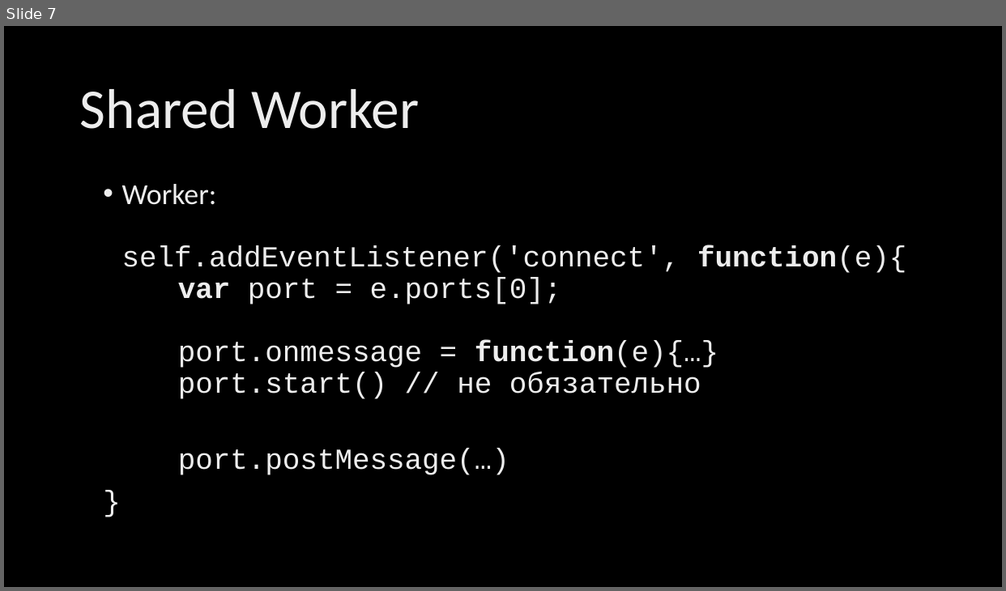
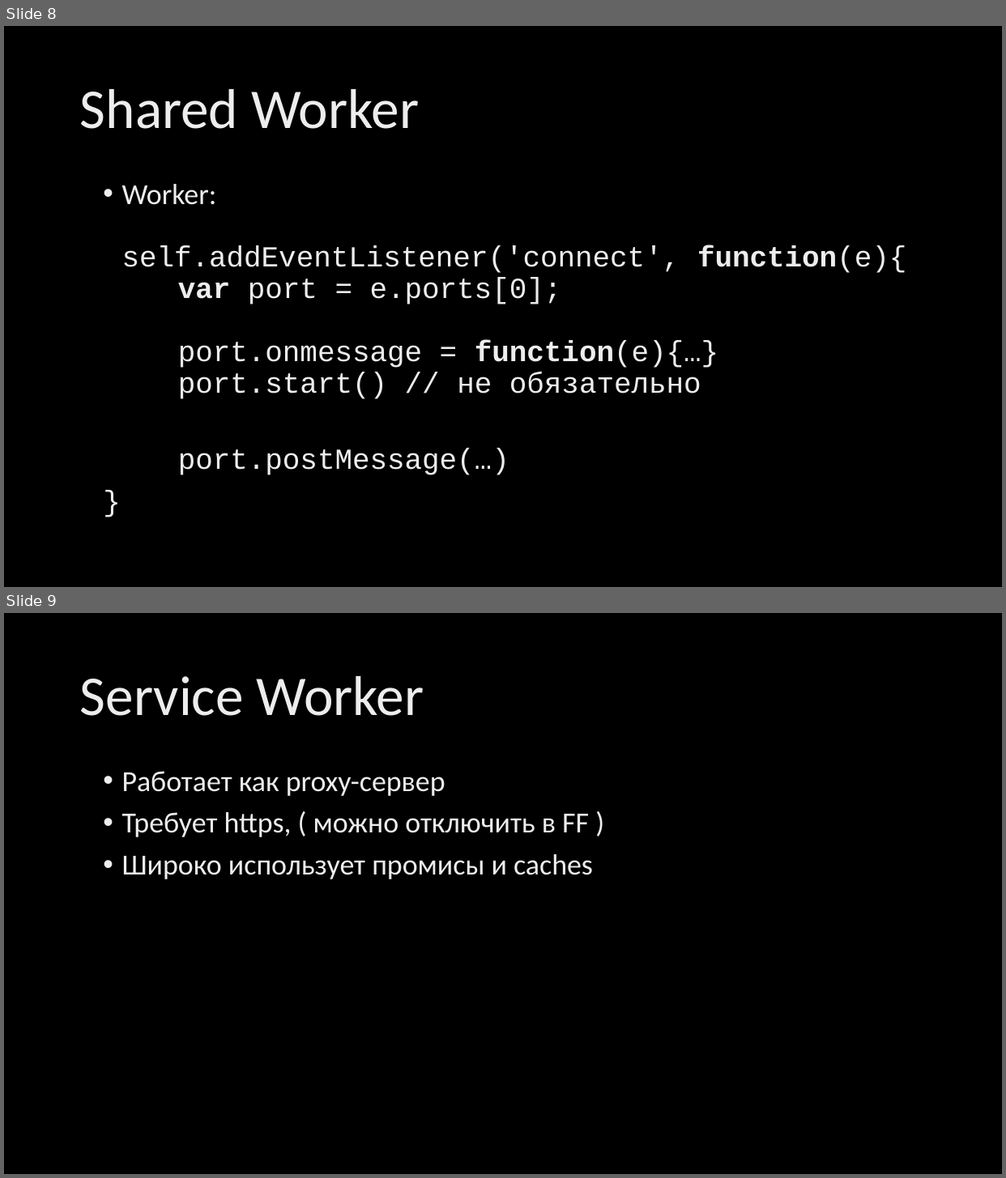
Before and after one commit to Godastan/js-examples, a slide deck: _techtalk/Workers.pptx. Shown one above the other, each under a label of ours: slide 7 before the commit, slides 8 and 9 after it. The pictures are 1006x591 and 1006x1178 pixels, drawn with LibreOffice and Linux fonts; fonts in the diff are those of the drawing; background and template pictures are left out. Boxes give left, top, right and bottom in pixels: in the first picture for what was removed or moved away, otherwise in the second. Text is boxed around its words. In the diff, an @@ line names an element or a change of style, - is before the commit and + after.

```diff
--- a/_techtalk/Workers.pptx
+++ b/_techtalk/Workers.pptx
@@ slide 9 added at box(4, 613, 1002, 1174), background picture (left out) @@
@@ title added at box(80, 676, 424, 716), 54 pt, text gradient #BFBFBF to #EDEDED to #FFFFFF @@
+Service Worker
@@ text added at box(122, 771, 593, 879), 28 pt, text gradient #BFBFBF to #EDEDED to #FFFFFF @@
+• Работает как proxy-сервер
+• Требует https, ( можно отключить в FF )
+• Широко использует промисы и caches
@@ what was slide 7 is now slide 8 @@
```
Also in this commit, not shown: 1 slide changed, 4 other slides added, 6 other files.
